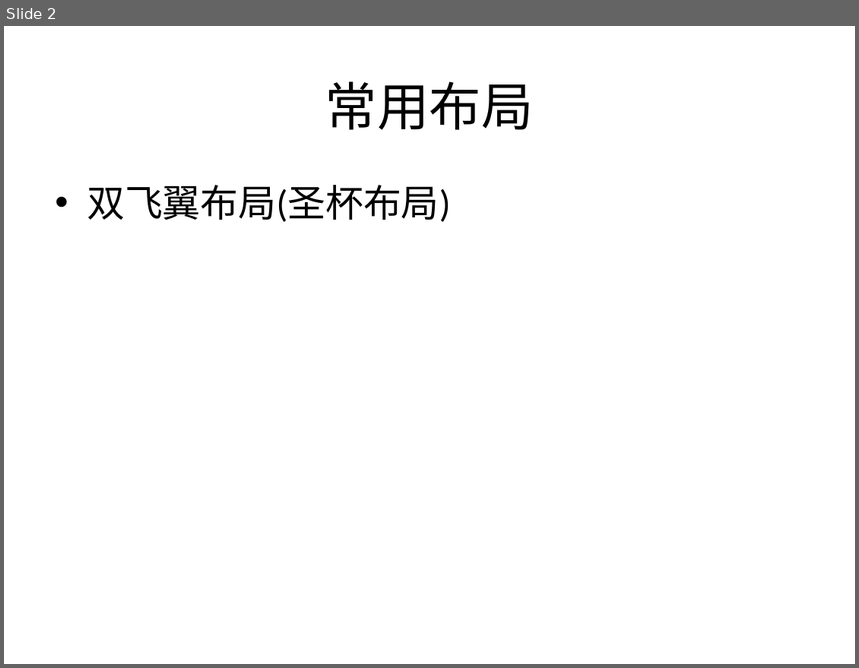
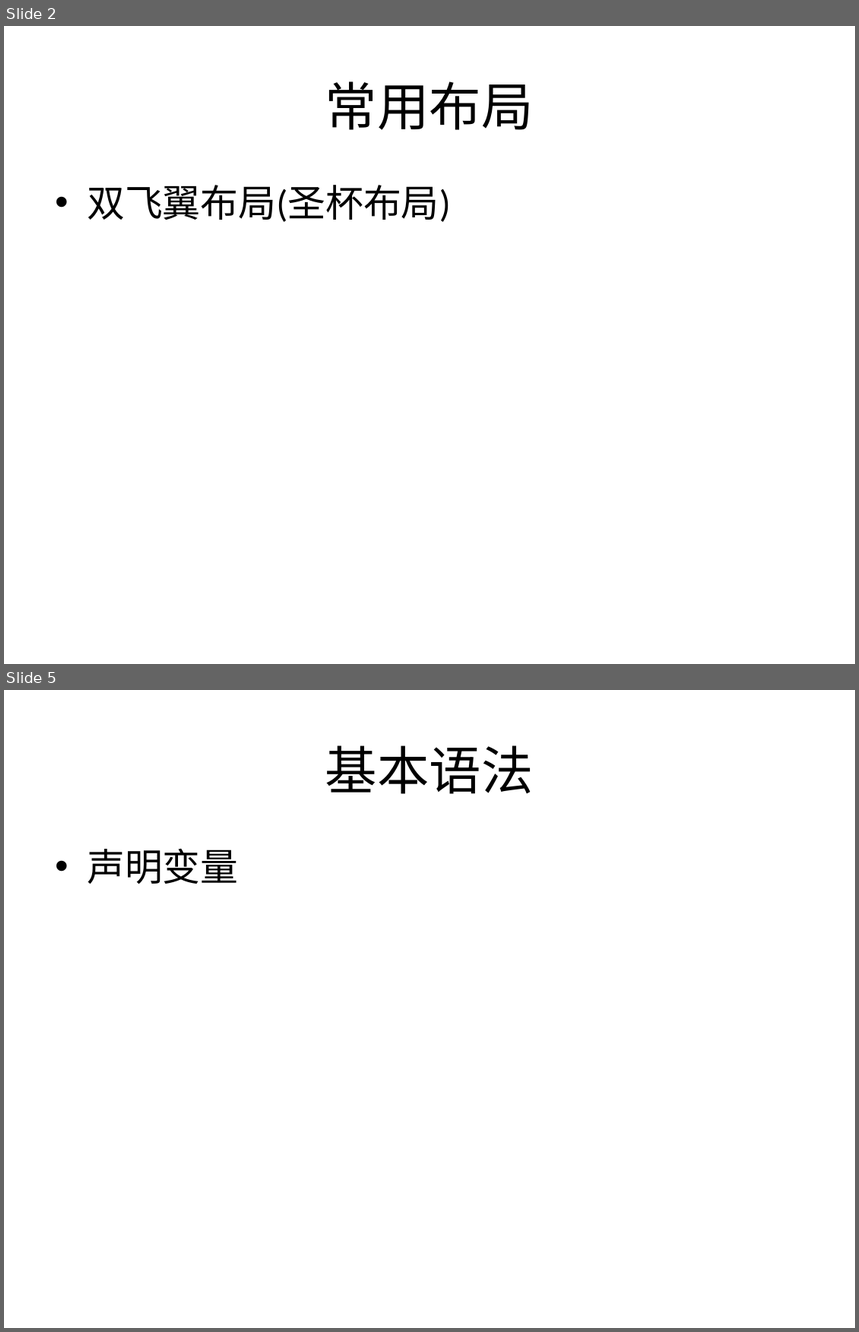
Before and after one commit to plter/HTML5Course20160801, a slide deck: 讲义.pptx. Shown one above the other, each under a label of ours: slide 2 before the commit, slides 2 and 5 after it; the slides between them are not shown. The pictures are 859x668 and 859x1332 pixels, drawn with LibreOffice and Linux fonts; fonts in the diff are those of the drawing. Boxes give left, top, right and bottom in pixels: in the first picture for what was removed or moved away, otherwise in the second. Text is boxed around its words. In the diff, an @@ line names an element or a change of style, - is before the commit and + after.

```diff
--- a/讲义.pptx
+++ b/讲义.pptx
@@ slide 5 added at [4,690,855,1328], background #FFFFFF @@
@@ title added at [325,745,534,794], 44 pt, text #000000 @@
+基本语法
@@ text added at [87,849,238,884], 32 pt, text #000000 @@
+• 声明变量
```
Also in this commit, not shown: 2 other slides added, 12 other files.
